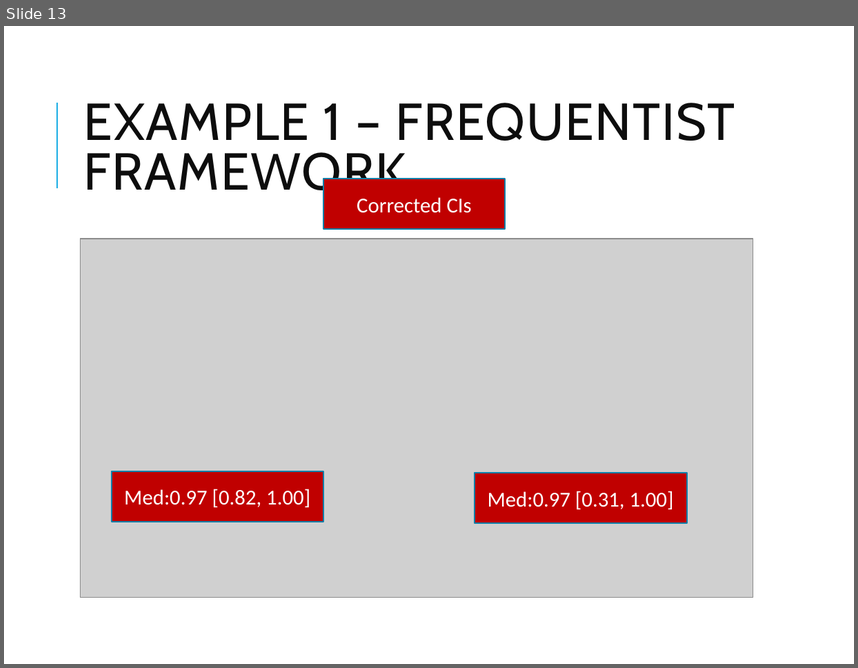
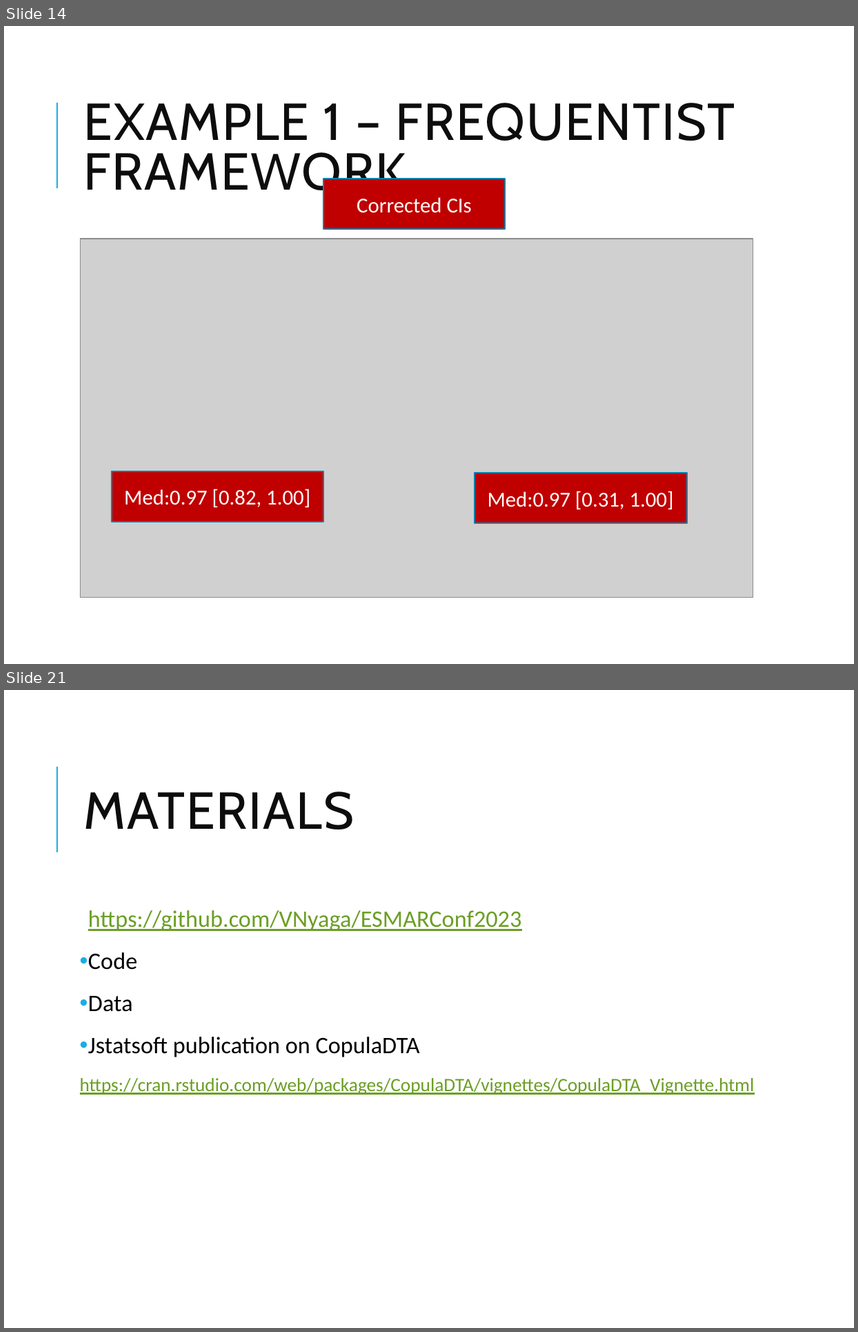
Before and after one commit to VNyaga/ESMARConf2023, a slide deck: PPT/ESMAR.pptx. Shown one above the other, each under a label of ours: slide 13 before the commit, slides 14 and 21 after it; the slides between them are not shown. The pictures are 858x668 and 858x1332 pixels, drawn with LibreOffice and Linux fonts; fonts in the diff are those of the drawing; grey boxes stand for pictures. Boxes give left, top, right and bottom in pixels: in the first picture for what was removed or moved away, otherwise in the second. Text is boxed around its words. In the diff, an @@ line names an element or a change of style, - is before the commit and + after.

```diff
--- a/PPT/ESMAR.pptx
+++ b/PPT/ESMAR.pptx
@@ slide 21 added at [4,690,854,1328], background #FFFFFF; not listed: 1 template element that a slide beside it also shows @@
@@ title added at [84,791,354,829], 44 pt, text #0D0D0D @@
+MATERIALS
@@ text added at [80,910,755,1094], 16 pt, text #6B9F25, underline @@
+  https://github.com/VNyaga/ESMARConf2023
+• Code
+• Data
+• Jstatsoft publication on CopulaDTA
+https://cran.rstudio.com/web/packages/CopulaDTA/vignettes/CopulaDTA_Vignette.html
@@ what was slide 13 is now slide 14 @@
```
Also in this commit, not shown: 12 slides changed, 5 other slides added, 2 other files.
